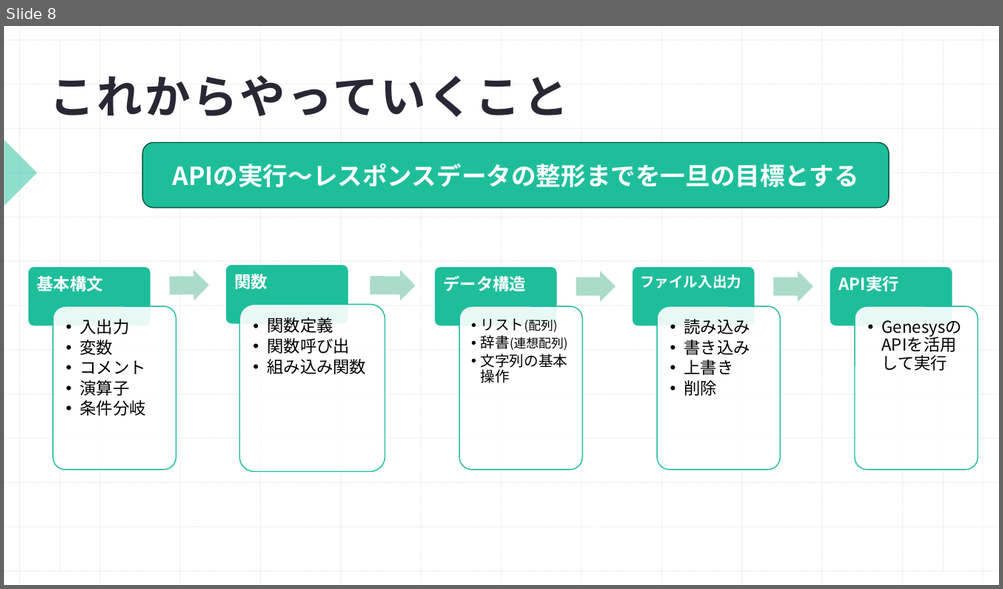
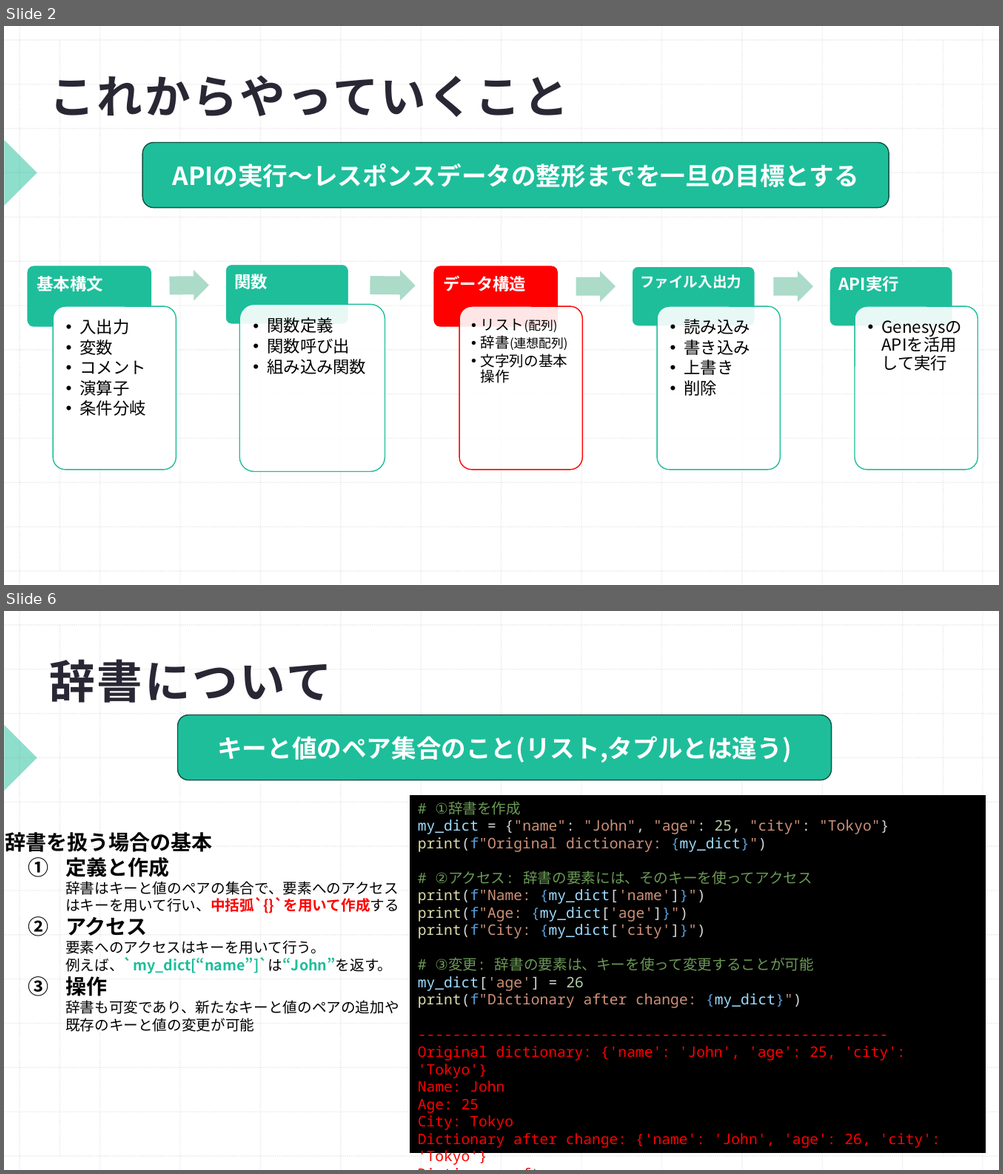
Before and after one commit to Shohei1129/Python_traning, a slide deck: プログラミング勉強会Python編(4.データ構造).pptx. Shown one above the other, each under a label of ours: slide 8 before the commit, slides 2 and 6 after it; the slides between them are not shown. The pictures are 1003x589 and 1003x1174 pixels, drawn with LibreOffice and Linux fonts; fonts in the diff are those of the drawing. Boxes give left, top, right and bottom in pixels: in the first picture for what was removed or moved away, otherwise in the second. Text is boxed around its words. In the diff, an @@ line names an element or a change of style, - is before the commit and + after.

```diff
--- a/プログラミング勉強会Python編(4.データ構造).pptx
+++ b/プログラミング勉強会Python編(4.データ構造).pptx
@@ slide 6 added at <box>4,611,999,1170</box>, background #FFFFFF; not listed: 29 template elements that a slide beside it also shows @@
@@ title added at <box>50,659,332,703</box>, 44 pt, text #2A2735, bold @@
+辞書について
@@ rounded rectangle added at <box>178,715,831,780</box>, fill #1EBE9B, outline #0D5344 1 pt, 24 pt, text #FFFFFF, bold @@
+キーと値のペア集合のこと(リスト,タプルとは違う)
@@ rectangle added at <box>410,796,986,1153</box>, fill #000000, outline #000000 1 pt, 14 pt, text #FF0000 @@
+# ①辞書を作成
+my_dict = {"name": "John", "age": 25, "city": "Tokyo"}
+print(f"Original dictionary: {my_dict}")
+# ②アクセス: 辞書の要素には、そのキーを使ってアクセス
+print(f"Name: {my_dict['name']}")
+print(f"Age: {my_dict['age']}")
+print(f"City: {my_dict['city']}")
+# ③変更: 辞書の要素は、キーを使って変更することが可能
+my_dict['age'] = 26
+print(f"Dictionary after change: {my_dict}")
+------------------------------------------------------
+Original dictionary: {'name': 'John', 'age': 25, 'city': 'Tokyo'}
+Name: John
+Age: 25
+City: Tokyo
+Dictionary after change: {'name': 'John', 'age': 26, 'city': 'Tokyo'}
+Dictionary after
@@ text added at <box>5,832,399,1032</box>, 14 pt, text #000000 @@
+辞書を扱う場合の基本
+  1. 定義と作成
+    辞書はキーと値のペアの集合で、要素へのアクセスはキーを用いて行い、中括弧`{}`を用いて作成する
+  2. アクセス
+    要素へのアクセスはキーを用いて行う。
+    例えば、`my_dict[“name”]`は“John”を返す。
+  3. 操作
+    辞書も可変であり、新たなキーと値のペアの追加や既存のキーと値の変更が可能
@@ what was slide 8 is now slide 2 @@
@@ slide 2 changed as well @@
@@ rounded rectangle at <box>28,267,151,326</box>: outline #FFFFFF 1 pt to #1EBE9B 1 pt @@
@@ rounded rectangle at <box>435,267,558,326</box>: fill #1EBE9B to #FF0000; outline #FFFFFF 1 pt to #FF0000 1 pt @@
@@ rounded rectangle at <box>54,306,176,470</box>: fill #FFFFFF at 90% opacity to #FFFFFF @@
@@ rounded rectangle at <box>459,306,582,470</box>: outline #1EBE9B 1 pt to #FF0000 1 pt @@
```
Also in this commit, not shown: 1 other slide changed, 3 other slides added, 23 slides removed, 29 other files.
